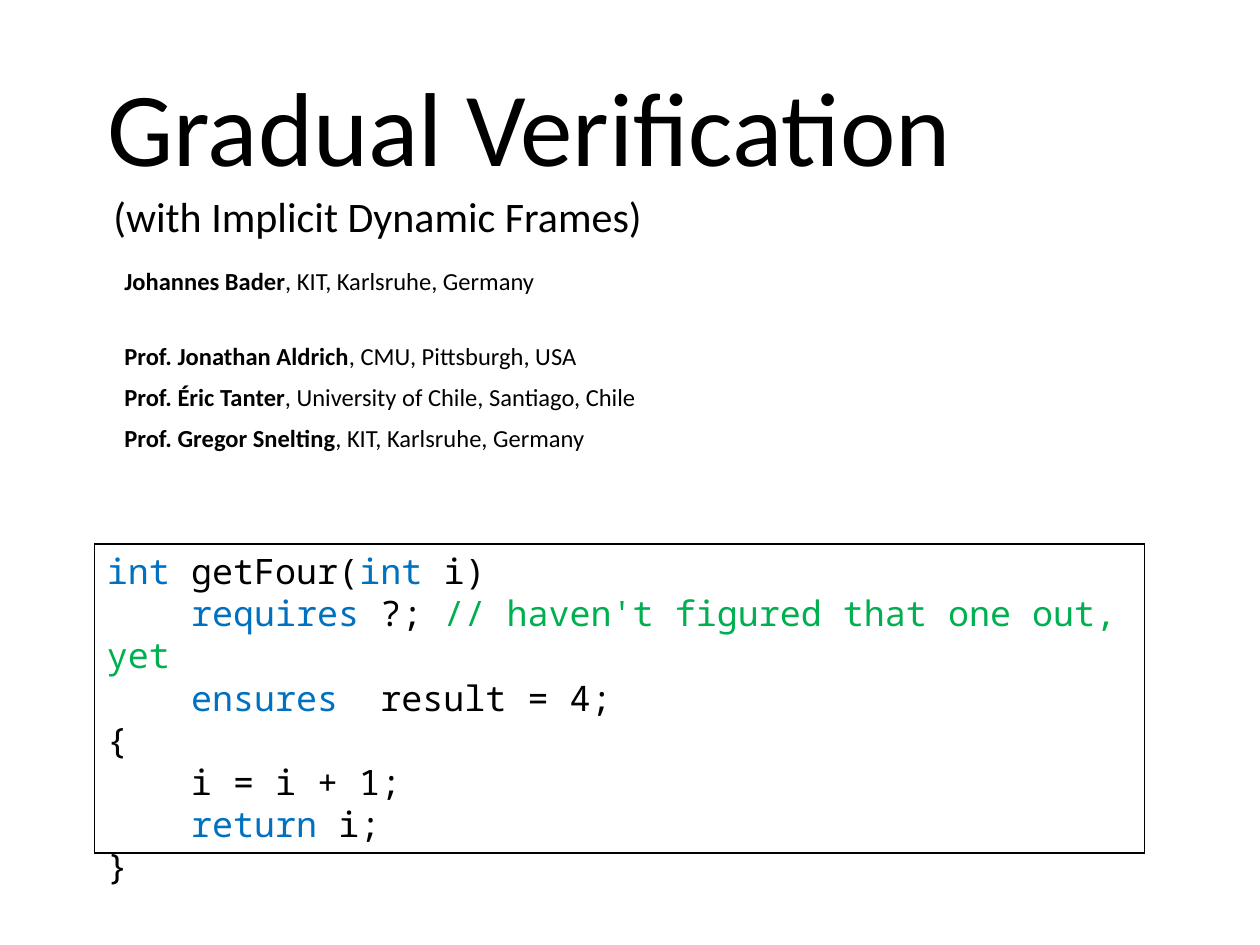
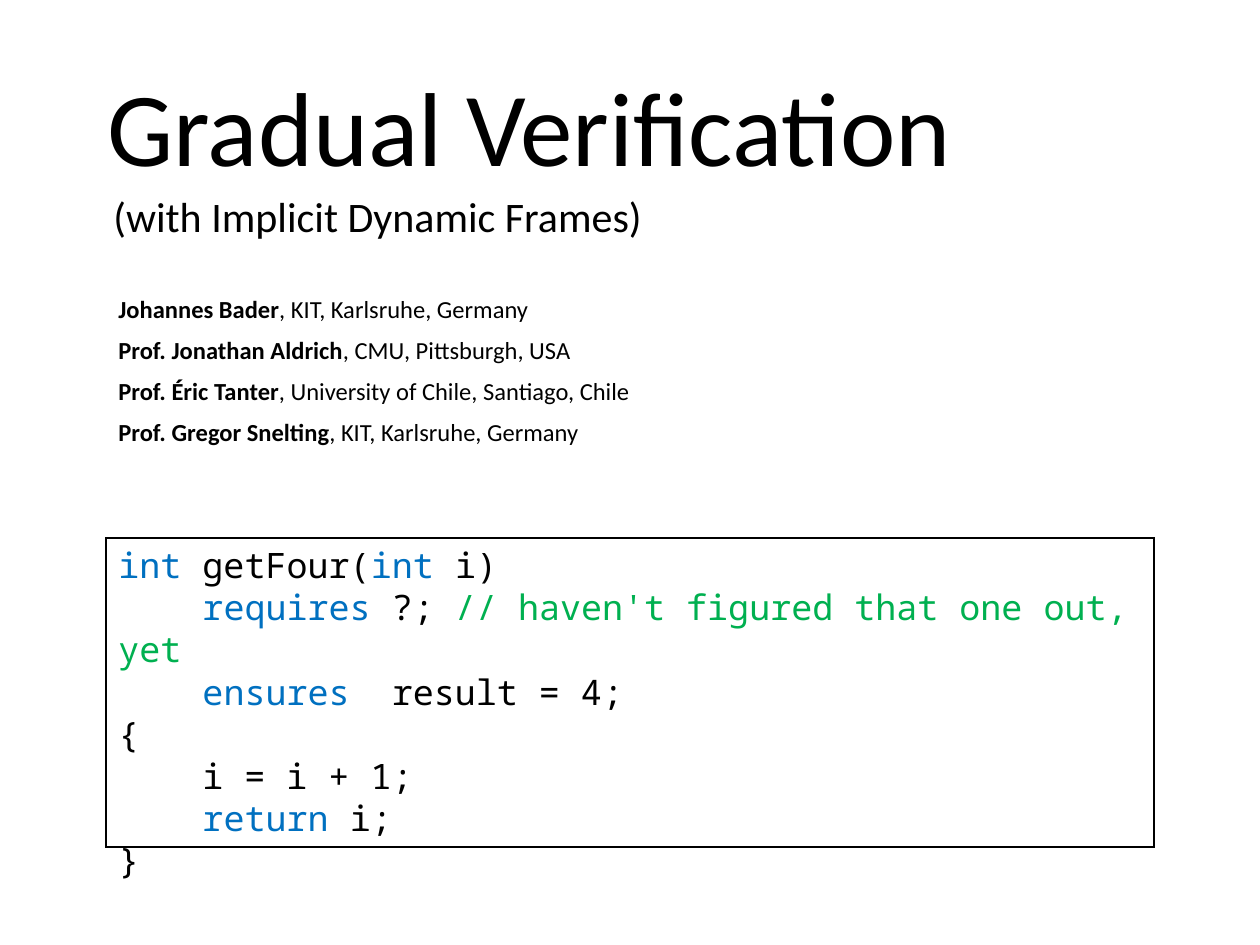
Before and after one commit to olydis/GradVerThesis, a slide deck: slide 2 of presentation/Final.pptx. Drawn at 1260x945 pixels with LibreOffice and Linux fonts; fonts in the diff are those of the drawing. Boxes give left, top, right and bottom in pixels: in the first picture for what was removed or moved away, otherwise in the second. Text is boxed around its words. In the diff, an @@ line names an element or a change of style, - is before the commit and + after.

```diff
--- a/presentation/Final.pptx
+++ b/presentation/Final.pptx
@@ text "Johannes Bader, KIT, Karlsruhe, Germany": place and size @@
-text "Johannes Bader, KIT, Karlsruhe, Germany" at box(124, 272, 534, 294)
+text "Johannes Bader, KIT, Karlsruhe, Germany" at box(118, 300, 528, 322)
@@ text "Prof. Jonathan Aldrich, CMU, Pittsburgh, ...": place and size @@
-text "Prof. Jonathan Aldrich, CMU, Pittsburgh, ..." at box(124, 347, 576, 370)
+text "Prof. Jonathan Aldrich, CMU, Pittsburgh, ..." at box(118, 341, 570, 364)
@@ text "Prof. Éric Tanter, University of ...": place and size @@
-text "Prof. Éric Tanter, University of ..." at box(124, 386, 635, 411)
+text "Prof. Éric Tanter, University of ..." at box(118, 380, 629, 405)
@@ text "Prof. Gregor Snelting, KIT, Karlsruhe, ...": place and size @@
-text "Prof. Gregor Snelting, KIT, Karlsruhe, ..." at box(124, 429, 584, 451)
+text "Prof. Gregor Snelting, KIT, Karlsruhe, ..." at box(118, 423, 578, 445)
@@ rectangle "int getFour(int i)": place and size @@
-rectangle "int getFour(int i)" at box(94, 544, 1144, 854)
+rectangle "int getFour(int i)" at box(106, 538, 1154, 848)
```
Also in this commit, not shown: 2 other slides changed.
